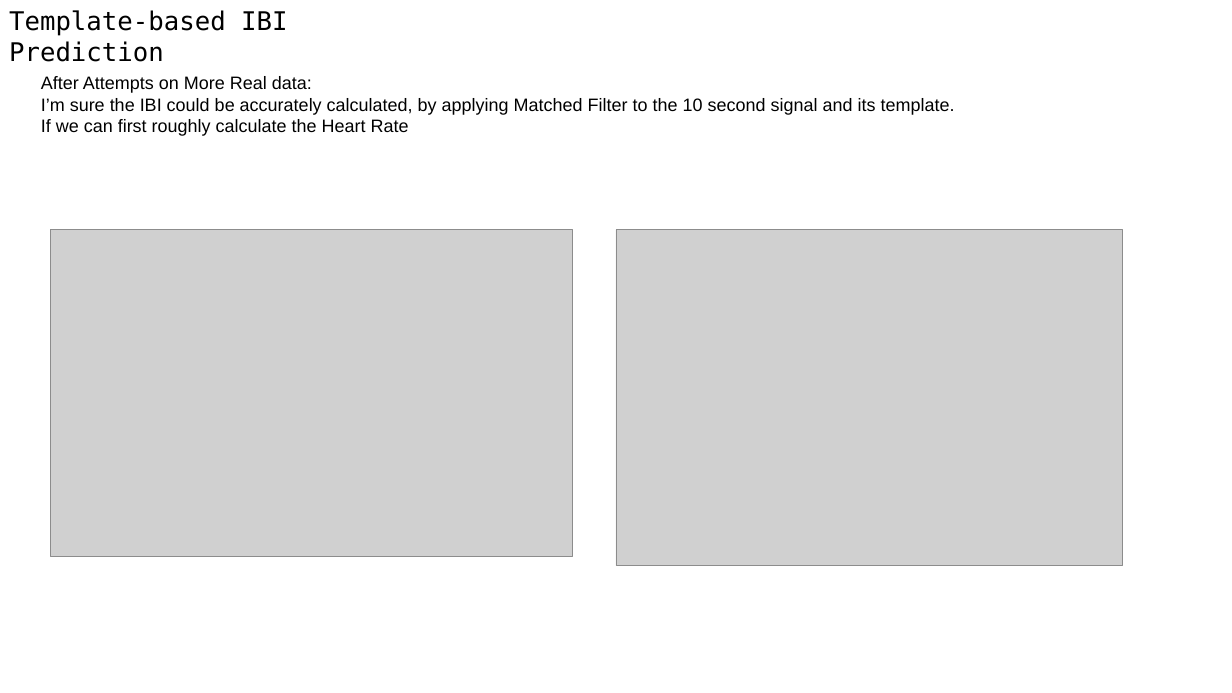
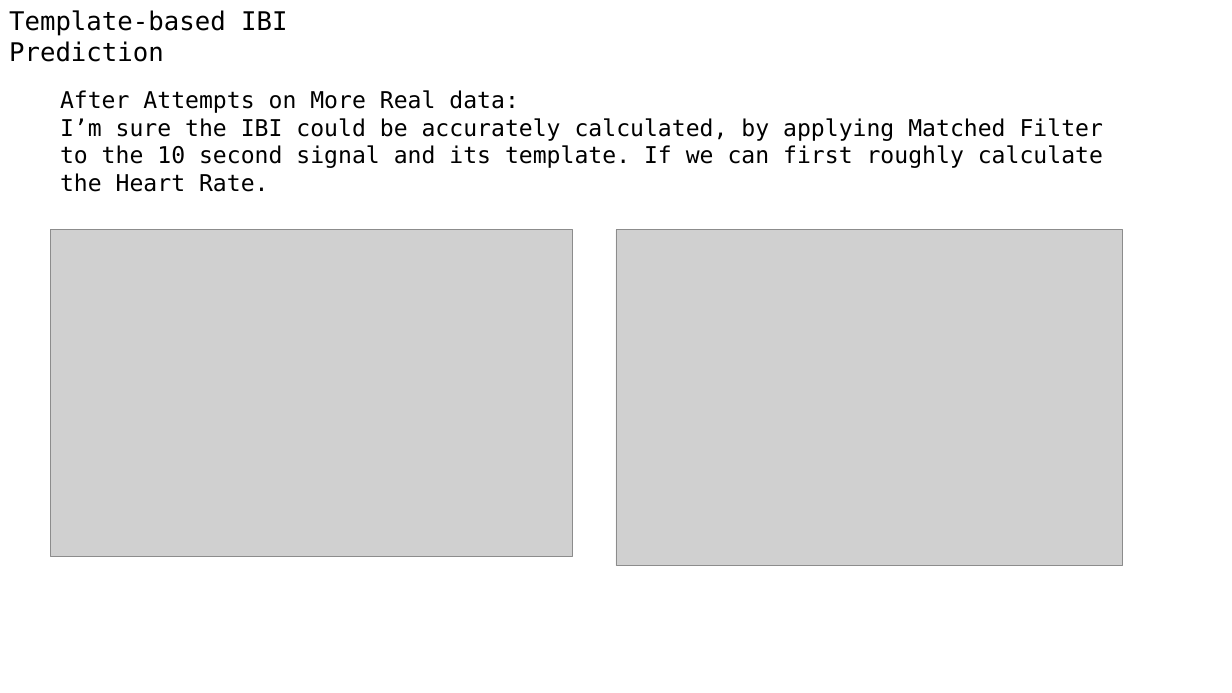
Before and after one commit to A-Big-Tortoise/Presentation, a slide deck: slide 4 of Presentation_0129_JiayuChen.pptx. Drawn at 1232x693 pixels with LibreOffice and Linux fonts; fonts in the diff are those of the drawing; grey boxes stand for pictures. Boxes give left, top, right and bottom in pixels: in the first picture for what was removed or moved away, otherwise in the second. Text is boxed around its words. In the diff, an @@ line names an element or a change of style, - is before the commit and + after.

Commit message:
Add Draft of 0129

```diff
--- a/Presentation_0129_JiayuChen.pptx
+++ b/Presentation_0129_JiayuChen.pptx
@@ text "After Attempts on More Real ...": place and size @@
-text "After Attempts on More Real ..." at <box>41,76,955,136</box>
+text "After Attempts on More Real ..." at <box>60,90,1103,168</box>
@@ text at <box>60,118,1103,168</box>: text changed; size 14 to 18 pt; font Arial to DejaVu Sans Mono @@
-I’m sure the IBI could be accurately calculated, by applying Matched Filter to the 10 second signal and its template.
-If we can first roughly calculate the Heart Rate
+I’m sure the IBI could be accurately calculated, by applying Matched Filter to the 10 second signal and its template. If we can first roughly calculate the Heart Rate.
@@ text at <box>60,90,519,113</box>: size 14 to 18 pt, font Arial to DejaVu Sans Mono in "After Attempts on More Real data:" @@
```
Also in this commit, not shown: 5 other slides changed, 2 slides added, 2 slides removed.
